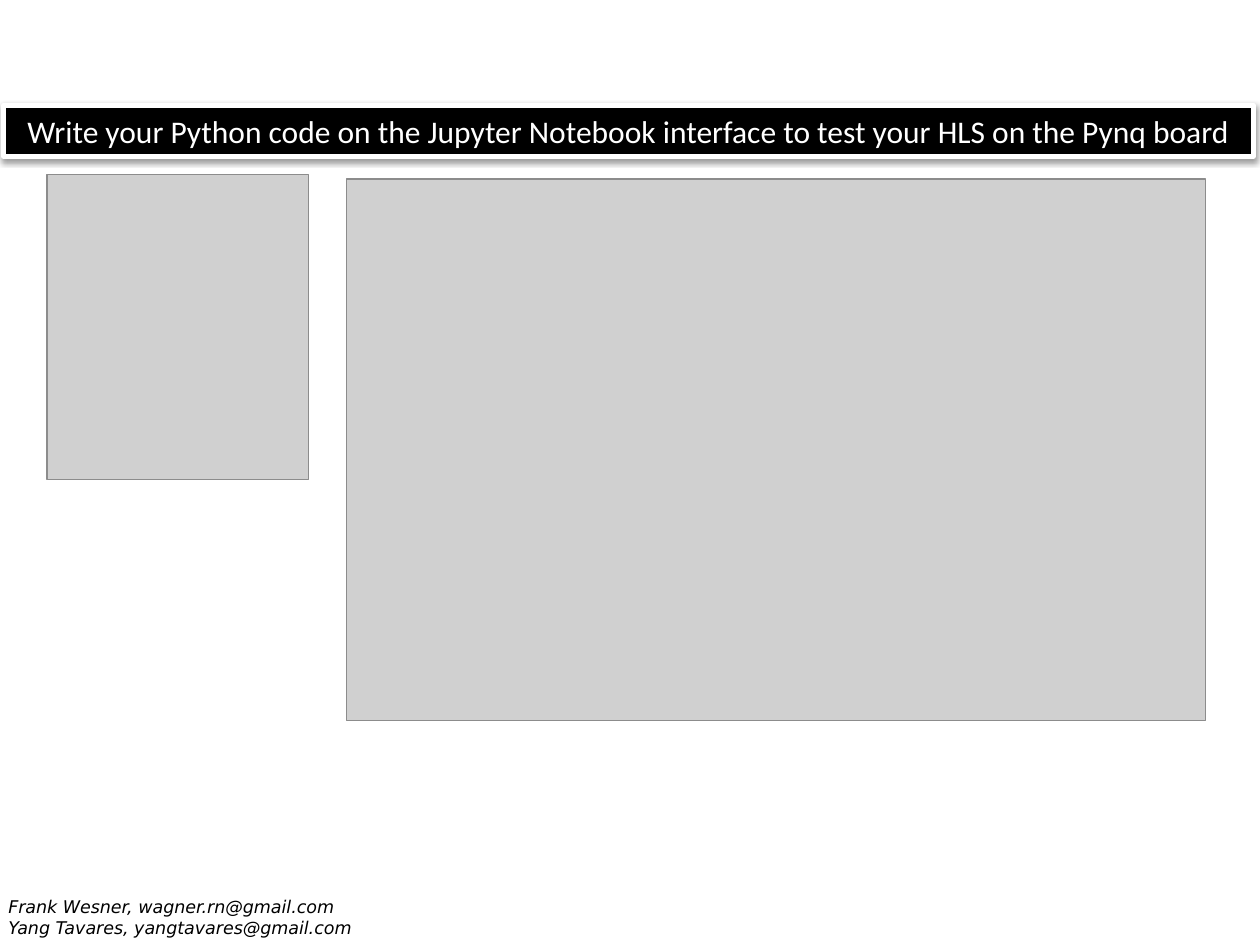
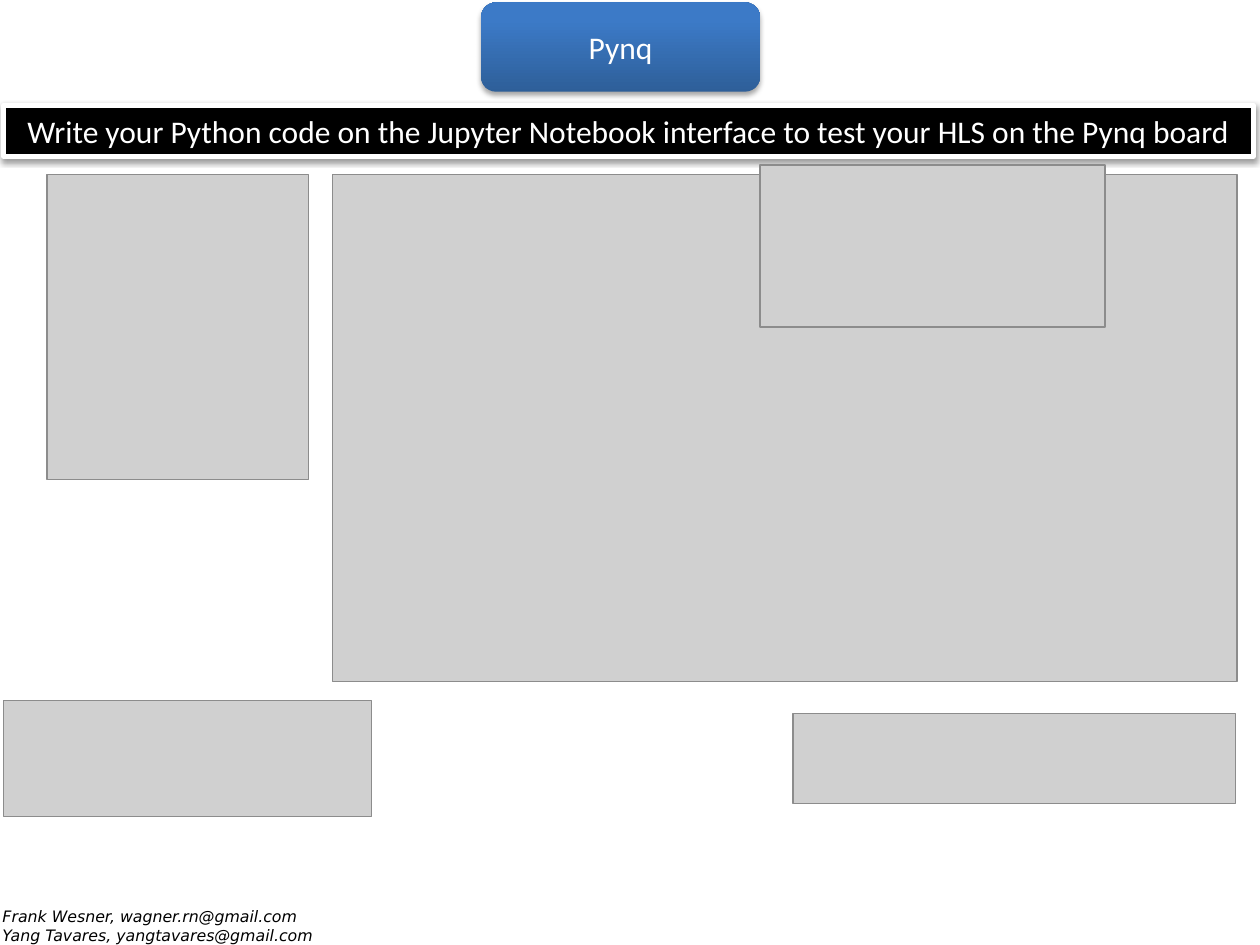
Before and after one commit to wagnerrn/pynq-primenumber, a slide deck: slide 33 of misc/primenumber.pptx (slide 32 before the commit). Drawn at 1260x945 pixels with LibreOffice and Linux fonts; fonts in the diff are those of the drawing; grey boxes stand for pictures; background and template pictures are left out. Boxes give left, top, right and bottom in pixels: in the first picture for what was removed or moved away, otherwise in the second. Text is boxed around its words. In the diff, an @@ line names an element or a change of style, - is before the commit and + after.

```diff
--- a/misc/primenumber.pptx
+++ b/misc/primenumber.pptx
@@ rounded rectangle added at (481,3,760,92), fill gradient #2F5F99 to #3D7CC7 to #3A7CCB, 18 pt, text #FFFFFF @@
+Pynq
@@ picture: place and size @@
-picture at (346,179,1206,721)
+picture at (333,175,1237,682)
@@ picture added at (760,165,1105,328) @@
@@ picture added at (4,701,372,816) @@
@@ picture added at (793,713,1235,803) @@
@@ text "Frank Wesner, wagner.rn@gmail.com": place and size @@
-text "Frank Wesner, wagner.rn@gmail.com" at (8,899,351,938)
+text "Frank Wesner, wagner.rn@gmail.com" at (2,910,312,944)
@@ text "Frank Wesner, wagner.rn@gmail.com" at (2,910,312,944): size 10 to 9 pt @@
```
Also in this commit, not shown: 32 other slides changed, 2 slides added, 1 slide removed, 1 other file.
